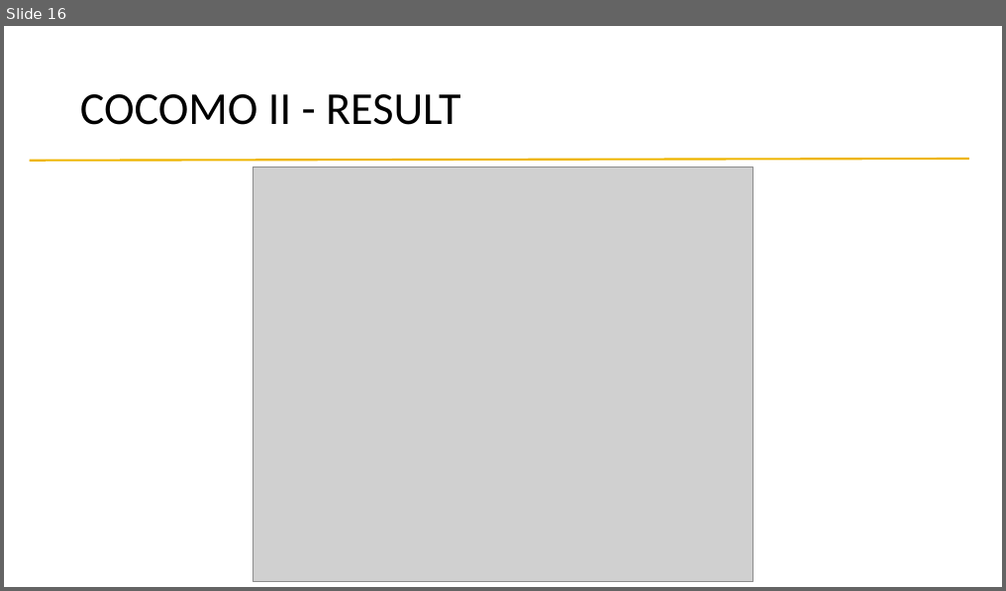
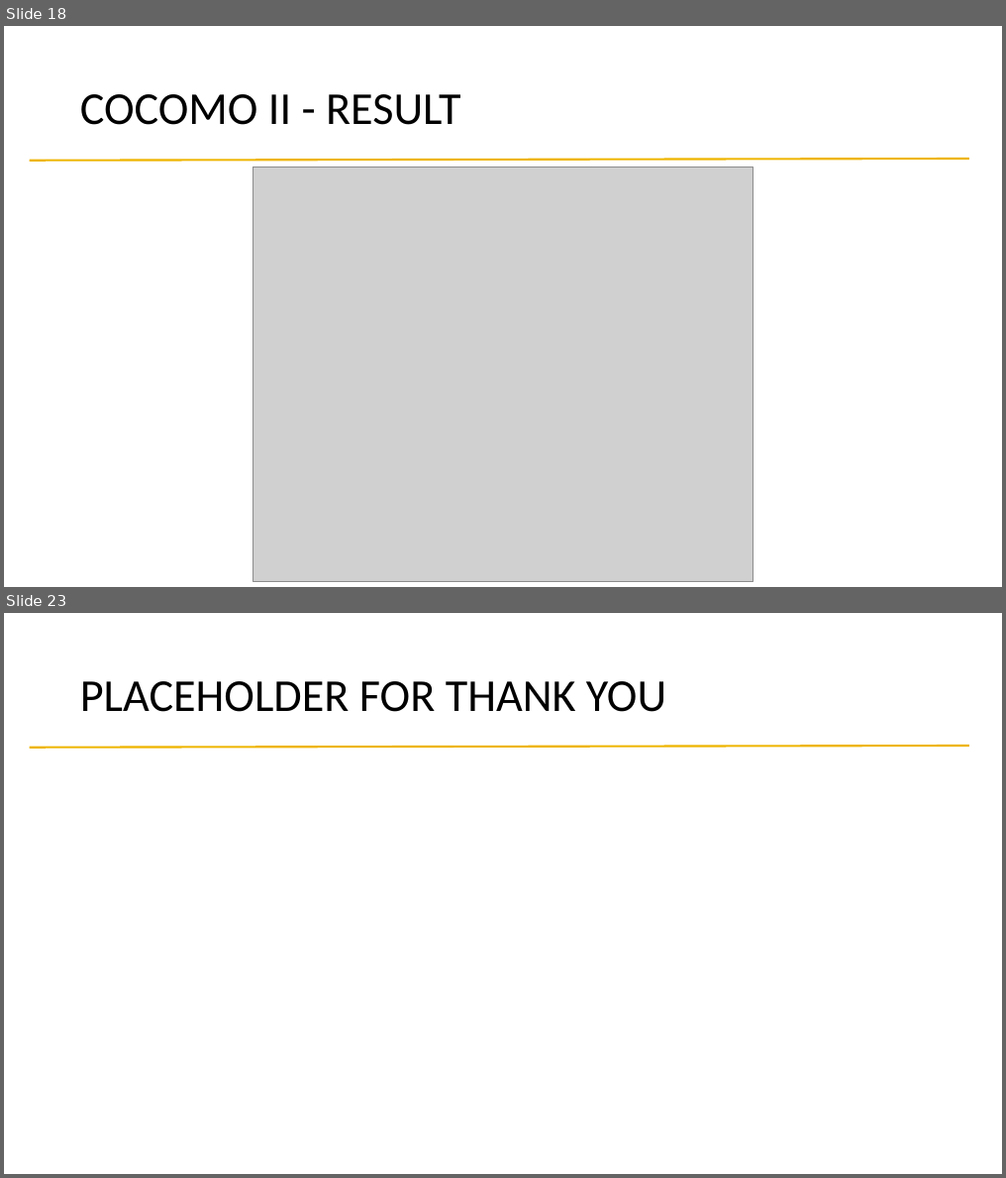
Before and after one commit to alessandrobaldassari/se2-polimi-baldassari-bendin-giarola, a slide deck: Final Presentation/Presentation.pptx. Shown one above the other, each under a label of ours: slide 16 before the commit, slides 18 and 23 after it; the slides between them are not shown. The pictures are 1006x591 and 1006x1178 pixels, drawn with LibreOffice and Linux fonts; fonts in the diff are those of the drawing; grey boxes stand for pictures. Boxes give left, top, right and bottom in pixels: in the first picture for what was removed or moved away, otherwise in the second. Text is boxed around its words. In the diff, an @@ line names an element or a change of style, - is before the commit and + after.

```diff
--- a/Final Presentation/Presentation.pptx
+++ b/Final Presentation/Presentation.pptx
@@ slide 23 added at (x1=4, y1=613, x2=1002, y2=1174), background #FFFFFF; not listed: 1 template element that a slide beside it also shows @@
@@ title added at (x1=80, y1=681, x2=666, y2=712), 44 pt, text #000000 @@
+PLACEHOLDER FOR THANK YOU
@@ what was slide 16 is now slide 18 @@
```
Also in this commit, not shown: 5 slides changed, 6 other slides added, 1 slide removed.
